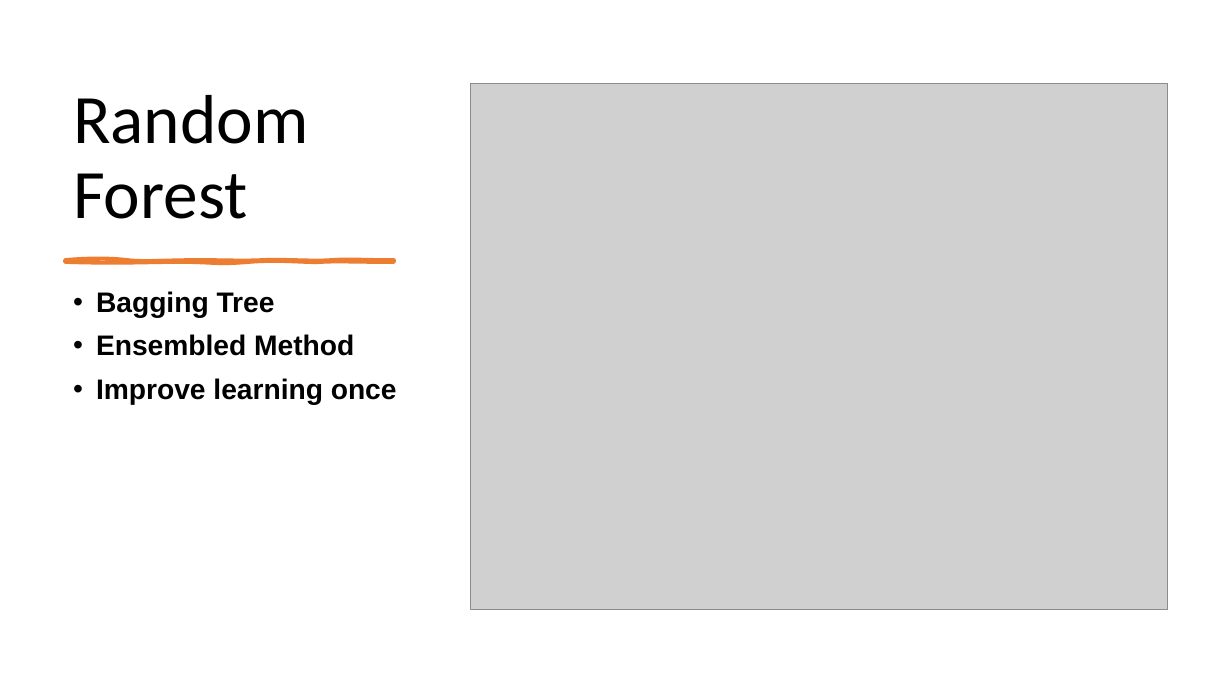
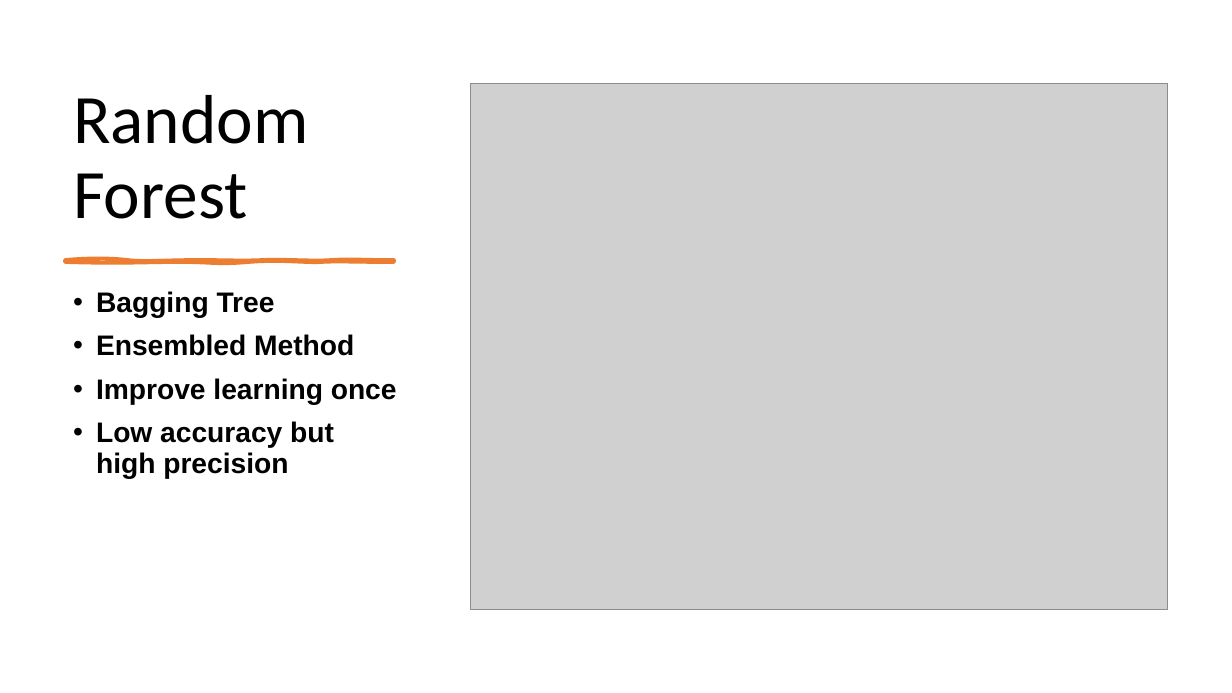
Before and after one commit to Zeruuuuu/ML-implementation, a slide deck: slide 10 of week 13 Final Code and Presentation/Presentation3.pptx. Drawn at 1232x693 pixels with LibreOffice and Linux fonts; fonts in the diff are those of the drawing; grey boxes stand for pictures. Boxes give left, top, right and bottom in pixels: in the first picture for what was removed or moved away, otherwise in the second. Text is boxed around its words. In the diff, an @@ line names an element or a change of style, - is before the commit and + after.

```diff
--- a/week 13 Final Code and Presentation/Presentation3.pptx
+++ b/week 13 Final Code and Presentation/Presentation3.pptx
@@ text at (96, 421, 334, 479): paragraph added @@
+• Low accuracy but high precision
```
Also in this commit, not shown: 7 other slides changed, 2 other files.
